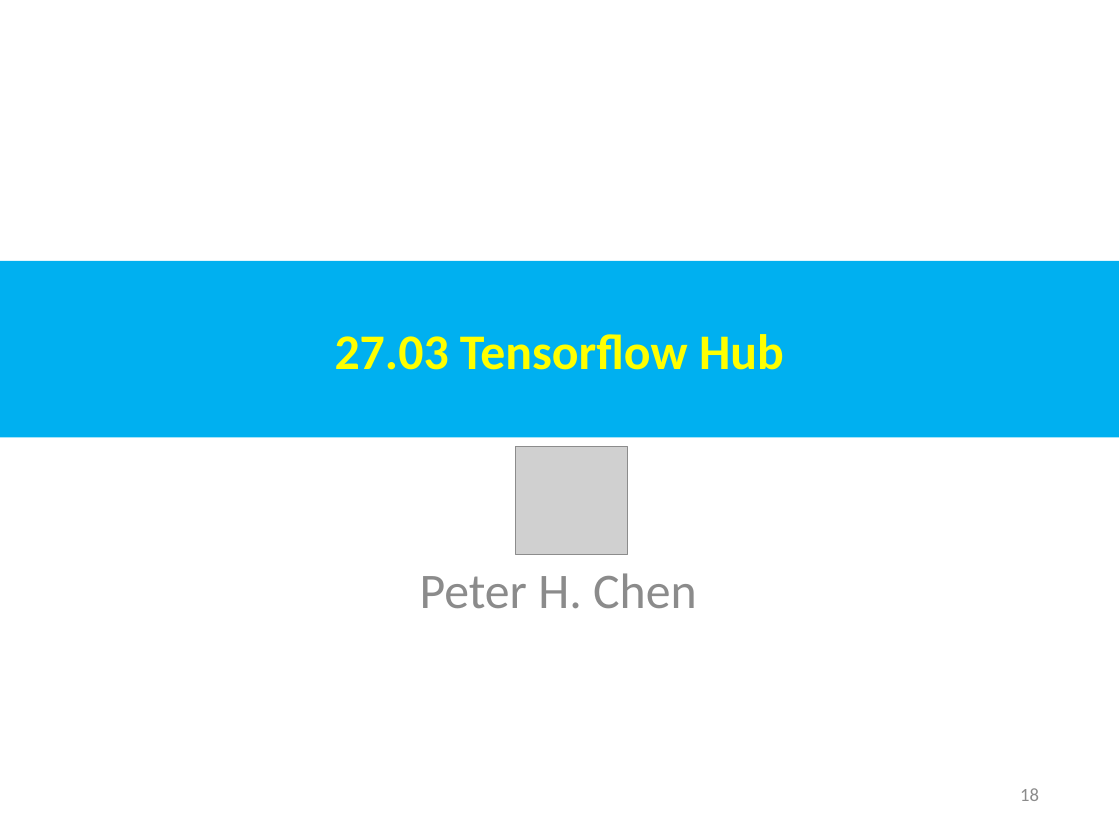
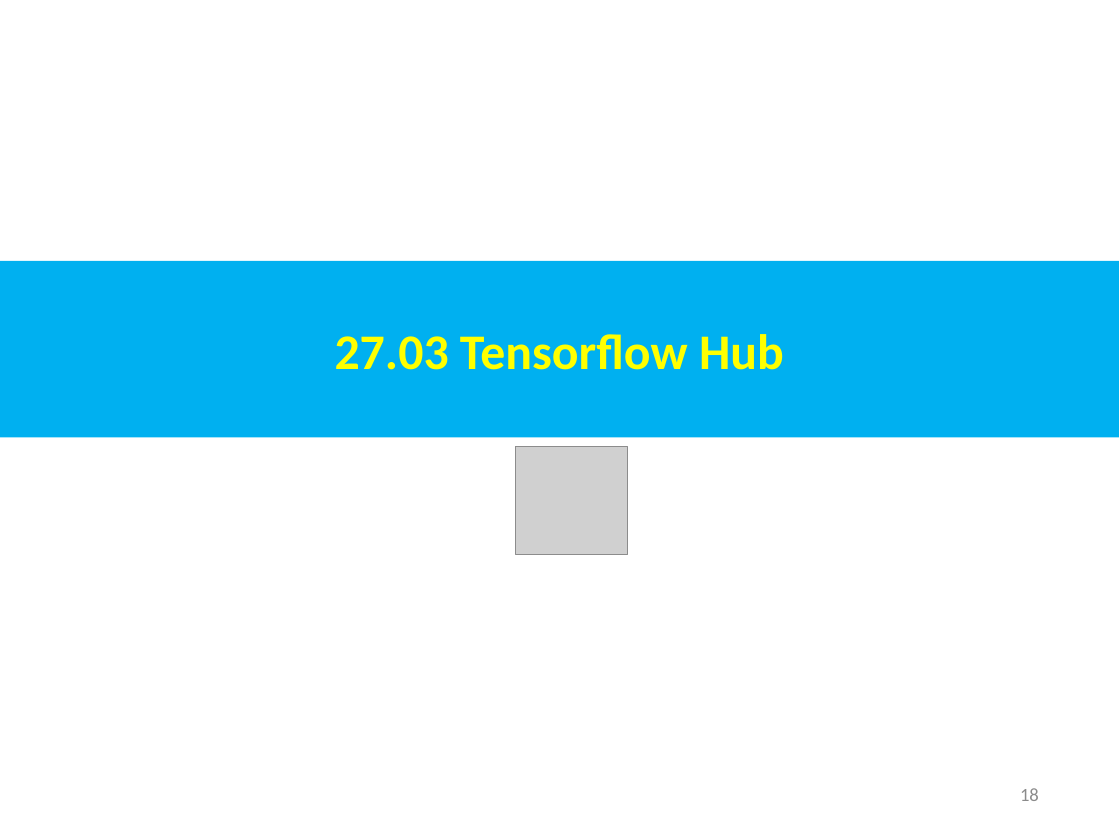
Before and after one commit to peterhchen/AIU_CS512_DL, a slide deck: slide 18 of 000_Lecture_Project/week14/01_Lecture/27.01_04_TL_TF_Hub_Intro.ppt. Drawn at 1120x840 pixels with LibreOffice and Linux fonts; fonts in the diff are those of the drawing; grey boxes stand for pictures. Boxes give left, top, right and bottom in pixels: in the first picture for what was removed or moved away, otherwise in the second. Text is boxed around its words. In the diff, an @@ line names an element or a change of style, - is before the commit and + after.

```diff
--- a/000_Lecture_Project/week14/01_Lecture/27.01_04_TL_TF_Hub_Intro.ppt
+++ b/000_Lecture_Project/week14/01_Lecture/27.01_04_TL_TF_Hub_Intro.ppt
@@ text removed at <box>420,573,697,608</box> @@
-Peter H. Chen
```
Also in this commit, not shown: 6 other slides changed.
